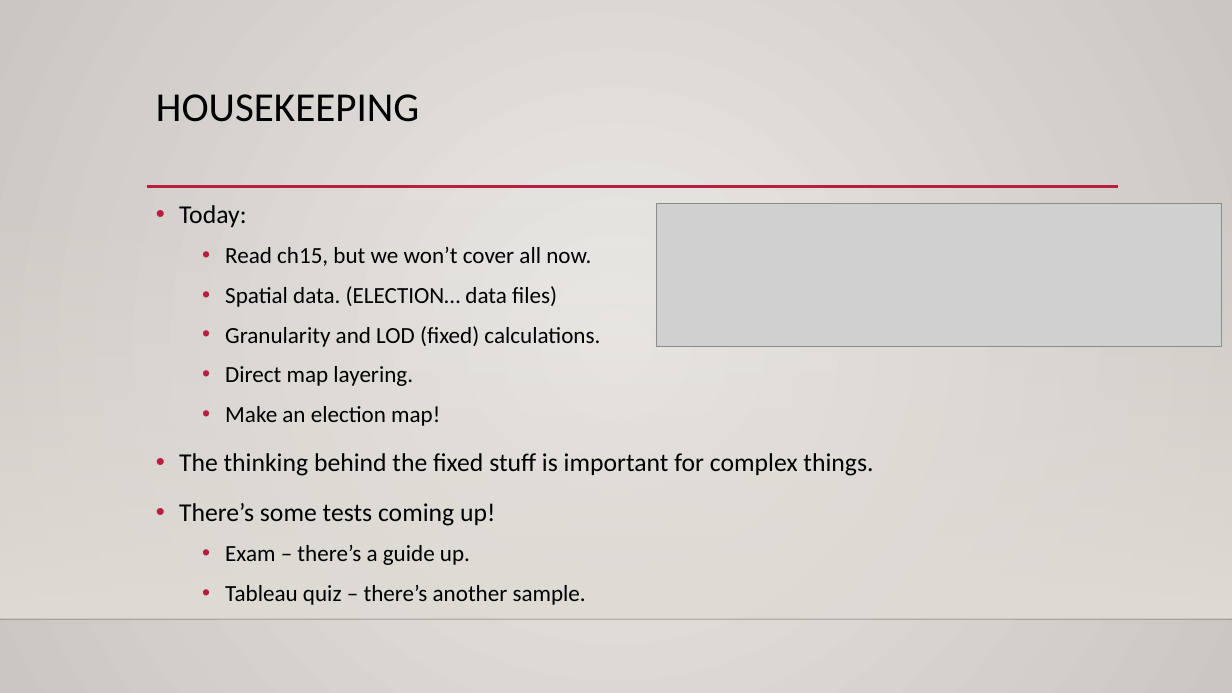
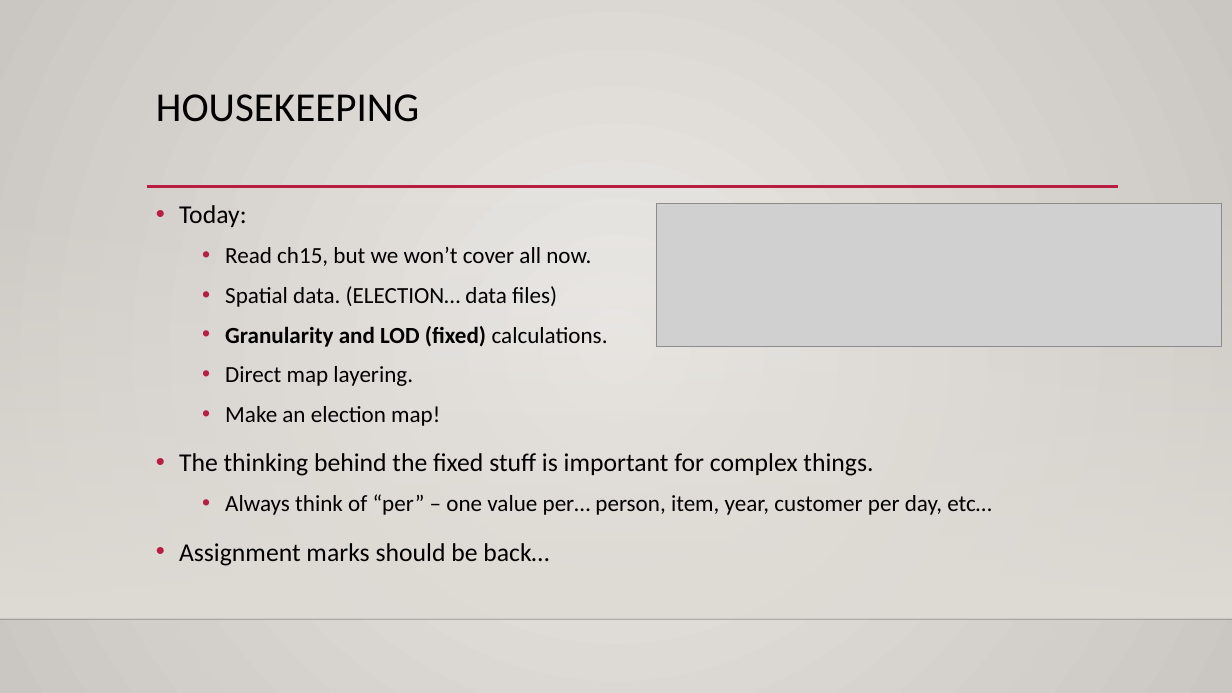
Before and after one commit to AkeemSemper/ml_datasets, a slide deck: slide 1 of slides/spatial_joins.pptx. Drawn at 1232x693 pixels with LibreOffice and Linux fonts; fonts in the diff are those of the drawing; grey boxes stand for pictures; background and template pictures are left out. Boxes give left, top, right and bottom in pixels: in the first picture for what was removed or moved away, otherwise in the second. Text is boxed around its words. In the diff, an @@ line names an element or a change of style, - is before the commit and + after.

```diff
--- a/slides/spatial_joins.pptx
+++ b/slides/spatial_joins.pptx
@@ text at (225, 326, 608, 347): bold on in "Granularity and LOD (fixed)" @@
@@ text at (179, 494, 992, 566): text changed @@
-• There’s some tests coming up!
-  • Exam – there’s a guide up.
-  • Tableau quiz – there’s another sample.
+  • Always think of “per” – one value per… person, item, year, customer per day, etc…
+• Assignment marks should be back…
```
Also in this commit, not shown: 4 slides added, 6 other files.
